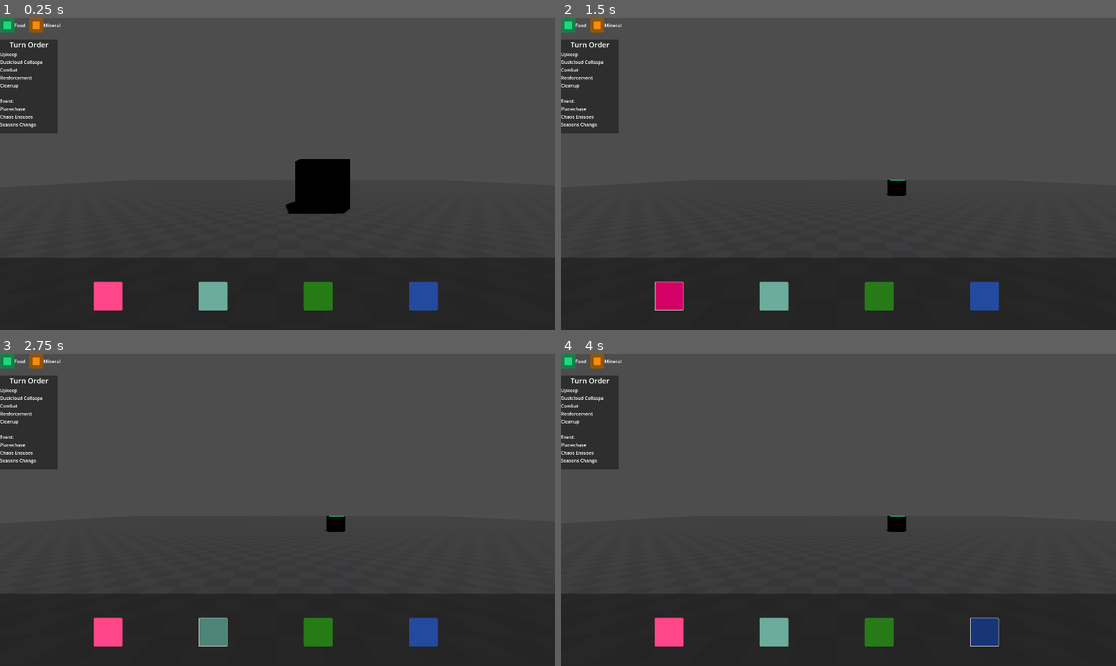
Above: before the commit, frames 1-4 (two rows, left to right).
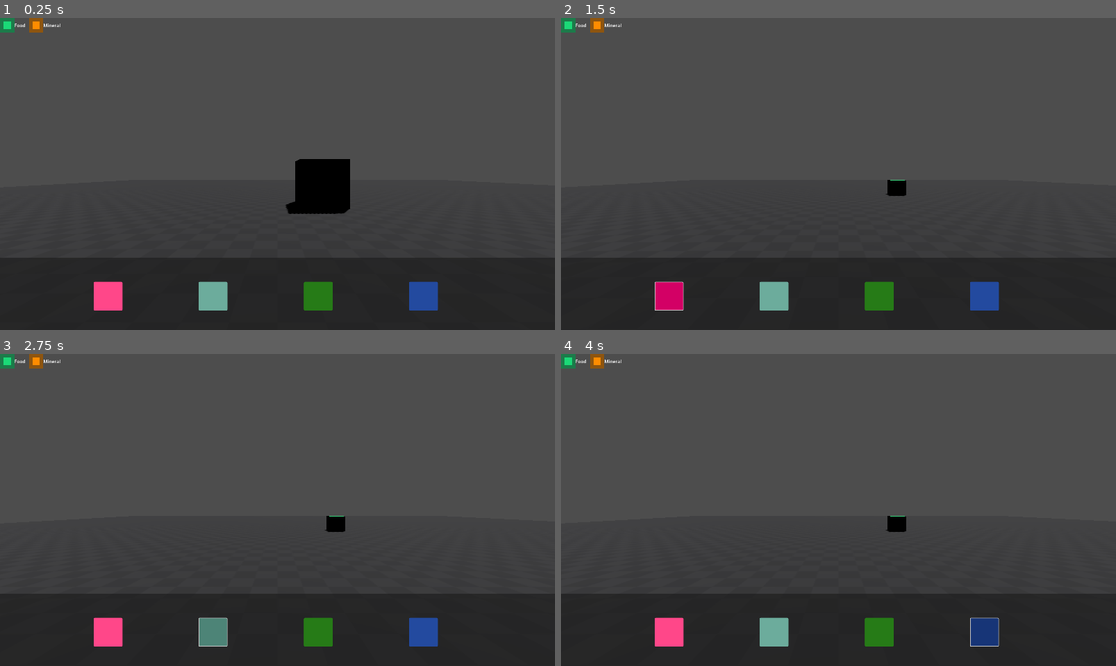
Above: after the commit, the same moments.

Repository: OscarPatchworth/BsOW
Game: Godot game, scene res://GodotExp.tscn
Same seed, same stepped clock (60 frames per second), same inputs: the game is played once before the commit and once after it.
Inputs (mouse positions are in pixels of both pictures, inside the frame that each line leads up to):
- Up to frame 1 (0.25 s): no input
- Up to frame 2 (1.5 s): click (666, 295) at 0.5 s; click (666, 295) at 1.25 s
- Up to frame 3 (2.75 s): click (210, 631) at 2.02 s
- Up to frame 4 (4 s): click (877, 631) at 2.77 s; click (982, 631) at 3.52 s

The runs differ from the first frame. In frame 1, 3.0% of the frame differs, in the area x 0-11%, y 6-37%; in frame 2, 3.0%; in frame 3, 3.0%; in frame 4, 3.0%.

Commit message:
Made a script to help control the UI_Turn_display Rn it just makes a ref to all its children and then hides itself while placing starting-terrian

Diff:
--- a/GodotExp.tscn
+++ b/GodotExp.tscn
@@ -19,6 +19,7 @@
 [ext_resource type="Script" path="res://Scripts/UI/UI_queued_biome.gd" id="14_dfn7l"]
 [ext_resource type="Script" path="res://Scripts/data/data_settings.gd" id="14_gwi1l"]
 [ext_resource type="Script" path="res://Scripts/data/data_store_terrian.gd" id="15_6nsda"]
+[ext_resource type="Script" path="res://Scripts/UI/UI_Turn_display.gd" id="15_8h3ro"]
 [ext_resource type="Script" path="res://Scripts/data/data_node_and_file_refs.gd" id="18_8hc45"]
 [ext_resource type="PackedScene" uid="uid://ycqhtp6pluf8" path="res://Assest_Scenes/buttons/btn_biome_start.tscn" id="18_u4tc7"]
 [ext_resource type="Script" path="res://Scripts/data/data_store_player.gd" id="20_haegh"]
@@ -331,6 +332,7 @@
 anchors_preset = 0
 offset_right = 40.0
 offset_bottom = 40.0
+script = ExtResource("15_8h3ro")
 
 [node name="Panel" type="Panel" parent="UI/Turn-Steps"]
 layout_mode = 1
--- /dev/null
+++ b/Scripts/UI/UI_Turn_display.gd
@@ -0,0 +1,85 @@
+
+extends Control
+
+# signals
+
+# enums
+
+# constants
+
+# static variables
+var panel: Panel
+var vbox: VBoxContainer
+var title_box: Label
+var title_event: Label
+var label_break: Label
+
+var label_step1: Label
+var label_step2: Label
+var label_step3: Label
+var label_step4: Label
+var label_step5: Label
+var label_event1: Label
+var label_event2: Label
+var label_event3: Label
+
+var game_master
+
+# @export variables
+
+# remaining regular variables
+
+# @onready variables
+@onready var data_node_ref = get_node("%DataNodeRefs")
+
+###################################################################################################
+###	Methods
+
+###	_built_in_methods()
+# Called when the node enters the scene tree for the first time.
+func _ready() -> void:
+	ready_children()
+	ready_refs()
+	ready_signals()
+	panel.hide()
+
+
+# Called every frame. 'delta' is the elapsed time since the previous frame.
+func _process(delta: float) -> void:
+	pass
+
+
+### Custom Methods
+func ready_children() -> void:
+	panel = get_child(0)
+	vbox = panel.get_child(0)
+	title_box = vbox.find_child("Title")
+	title_event = vbox.find_child("EventTitle")
+	label_break = vbox.find_child("Break")
+
+	label_event1 = vbox.find_child("Step1")
+	label_event2 = vbox.find_child("Step2")
+	label_event3 = vbox.find_child("Step3")
+	label_step1 = vbox.find_child("Step1")
+	label_step2 = vbox.find_child("Step2")
+	label_step3 = vbox.find_child("Step3")
+	label_step4 = vbox.find_child("Step4")
+	label_step5 = vbox.find_child("Step5")
+	label_break = vbox.find_child("Break")
+
+
+func update_display(player_state: int) -> void:
+	match  player_state:
+		0:
+			panel.hide()
+		_:
+			panel.show()
+	print(player_state)
+
+
+### Connected Signals
+func ready_refs() -> void:
+	game_master = get_node("/" + data_node_ref.GAME_MASTER)
+
+func ready_signals() -> void:
+	game_master.player_change_state.connect(self.update_display)
--- a/Scripts/main/game_master.gd
+++ b/Scripts/main/game_master.gd
@@ -165,7 +165,3 @@
 				switch_state_place_terrian()
 	elif(ply_state == 2):
 		players_generate_biome_resources.emit()
-
-
-
-	pass # Replace with function body.
Not shown: 1 places in GodotExp.tscn that only renumber resources
